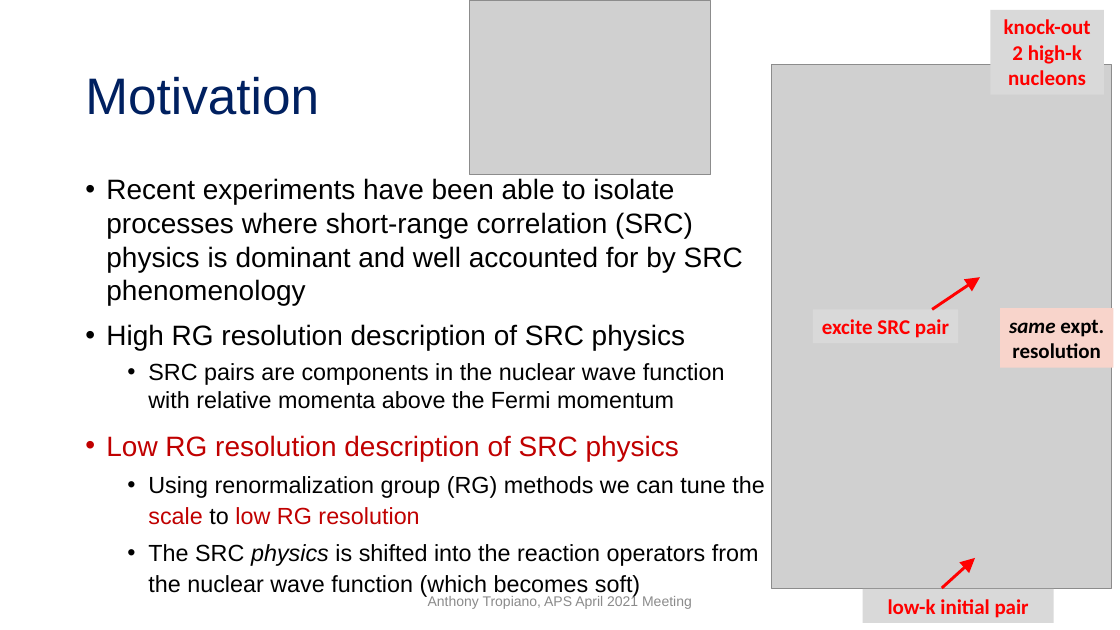
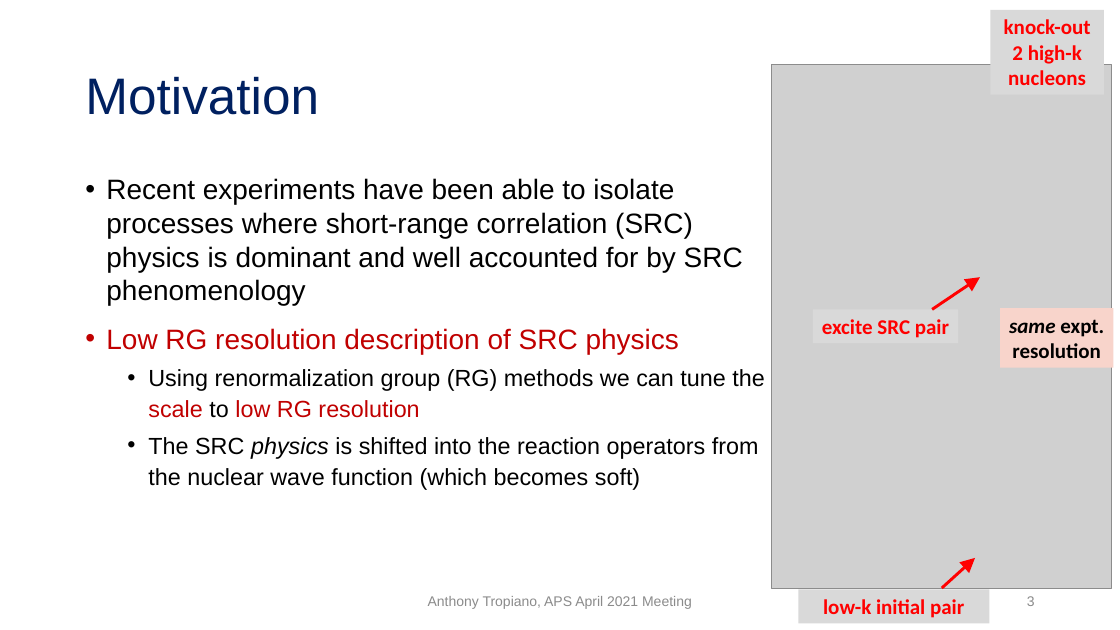
Before and after one commit to tropiano4/tropiano-srg, a slide deck: slide 3 of Presentations/APS_April2021/tropiano_aps_april2021.pptx. Drawn at 1120x630 pixels with LibreOffice and Linux fonts; fonts in the diff are those of the drawing; grey boxes stand for pictures. Boxes give left, top, right and bottom in pixels: in the first picture for what was removed or moved away, otherwise in the second. Text is boxed around its words. In the diff, an @@ line names an element or a change of style, - is before the commit and + after.

```diff
--- a/Presentations/APS_April2021/tropiano_aps_april2021.pptx
+++ b/Presentations/APS_April2021/tropiano_aps_april2021.pptx
@@ picture removed at (470,0,712,175) @@
@@ text at (106,324,725,409): paragraphs removed @@
-• High RG resolution description of SRC physics
-  • SRC pairs are components in the nuclear wave function with relative momenta above the Fermi momentum
@@ rectangle "low-k initial pair": place and size @@
-rectangle "low-k initial pair" at (863,589,1054,623)
+rectangle "low-k initial pair" at (798,590,989,623)
```
Also in this commit, not shown: 12 other slides changed, 10 slides added, 3 slides removed, 2 other files.
